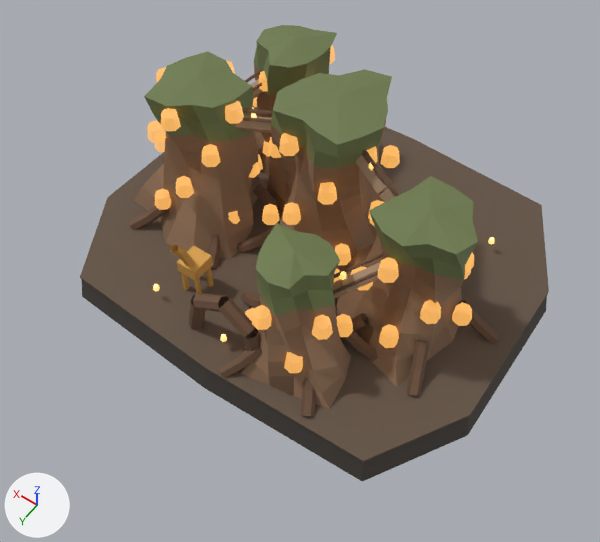
Two versions of the glTF model assets/landmarks/lm_11_crazy_house.glb, one commit apart.
Rendered twice from a 50 mm lens placed at (-29.0, 44.3, 62.7), pointed at (-2.2, 6.7, 3.7). The axes (+X, +Y, +Z) are drawn at lower left. The lights are the same throughout. The first picture is the older version. Vertices at exactly the same position are counted once.

The scene before the commit, as lines of its bpy script (objects in view):
```python
me_crazyhouse_gnarled_tree_towers = bpy.data.meshes.new('CrazyHouse_Gnarled_Tree_Towers')
me_crazyhouse_gnarled_tree_towers.from_pydata(...)  # 465 vertices, 794 faces; spans x -16.4..18.8, y -15.1..16.6, z 0.0..13.9
me_crazyhouse_gnarled_tree_towers.materials.append(mat_organic_concrete_tree_bark)  # brown #8c6d53
me_crazyhouse_moss_hollow_crowns = bpy.data.meshes.new('CrazyHouse_Moss_Hollow_Crowns')
me_crazyhouse_moss_hollow_crowns.from_pydata(...)  # 203 vertices, 325 faces; spans x -16.4..15.9, y -13.0..14.2, z 8.0..18.0
me_crazyhouse_moss_hollow_crowns.materials.append(mat_highland_moss_ochre_canopy)  # dark green #6e7b4e
me_foundation_skirt = bpy.data.meshes.new('Foundation_Skirt')
me_foundation_skirt.from_pydata(...)  # 976 vertices, 1506 faces; spans x -21.5..21.5, y -18.1..18.3, z -3.0..0.0
me_foundation_skirt.materials.append(mat_foundation_organic_root_rock)  # dark grey #4a433d
ob_crazyhouse_gnarled_tree_towers = bpy.data.objects.new('CrazyHouse_Gnarled_Tree_Towers', me_crazyhouse_gnarled_tree_towers)
ob_crazyhouse_gnarled_tree_towers.location = (0.0, 0.0, 0.0)
ob_crazyhouse_moss_hollow_crowns = bpy.data.objects.new('CrazyHouse_Moss_Hollow_Crowns', me_crazyhouse_moss_hollow_crowns)
ob_crazyhouse_moss_hollow_crowns.location = (0.0, 0.0, 0.0)
ob_foundation_skirt = bpy.data.objects.new('Foundation_Skirt', me_foundation_skirt)
ob_foundation_skirt.location = (0.0, 0.0, 0.0)
# also in view: 'Foundation_Plinth_Trim' at (0.0, 0.1, -0.1); 'CrazyHouse_Freeform_Cave_Windows' at (0.1, 0.5, 8.9); 'CrazyHouse_Buttress_Roots' at (0.3, 0.4, 7.8); 'CrazyHouse_Aerial_Vine_Bridges' at (0.6, 0.9, 10.1); 'CrazyHouse_Giraffe_Sculpture' at (6.2, 12.0, 3.9)
```
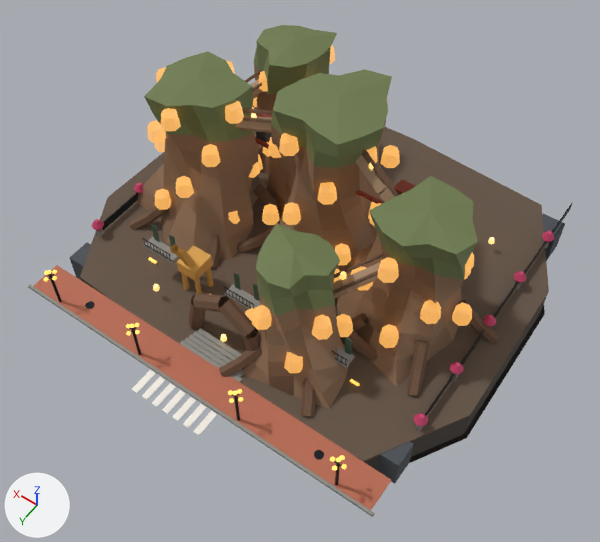
Boxes (x1, y1, x2, y2) around the edits, measured in the pictures (600 x 542 px):
'Phase2_Interlocking_Brick_Sidewalk', added
    after: (34, 265, 391, 510)
'Foundation_Skirt', reshaped (mostly hidden)
    before: (81, 279, 547, 482)
    after: (81, 279, 546, 470)
'Phase2_Granite_Curb_And_Entry_Steps', added
    after: (28, 229, 549, 517)
'Phase2_Foundation_Skirt_Minus3p5m', added
    after: (69, 132, 565, 484)
'Phase2_WroughtIron_Balconies_Railings_Manholes', added
    after: (48, 193, 572, 486)
'Phase2_Zebra_Crosswalk_And_Signboard', added
    after: (132, 370, 217, 435)
'Phase2_Pine_And_Bougainvillea_Fence', added
    after: (91, 183, 554, 426)
'Phase2_5Globe_Streetlamps_And_Facade_Glow', added
    after: (44, 258, 359, 471)
'Phase2_Roof_Ridges_And_Stone_Chimneys', added (mostly hidden)
    after: (255, 114, 415, 204)
'Phase2_Timber_Louver_Shutters_And_Bridge', added
    after: (151, 224, 352, 355)

The change, as a list of edits to the scene's bpy script:
```text
Change me_foundation_skirt:
    remove me_foundation_skirt.from_pydata(...)  # 976 vertices, 1506 faces; spans x -21.5..21.5, y -18.1..18.3, z -3.0..0.0
    add me_foundation_skirt.from_pydata(...)  # 942 vertices, 1506 faces; spans x -21.5..21.5, y -18.1..18.3, z -3.5..0.0
    me_foundation_skirt part 1: 903 vertices removed from x -21.5..21.5, y -18.1..18.3, z -3.0..-0.8; 869 vertices added at x -21.5..21.5, y -18.1..18.3, z -3.5
Add ob_phase2_5globe_streetlamps_and_facade_glow:
    ob_phase2_5globe_streetlamps_and_facade_glow = bpy.data.objects.new('Phase2_5Globe_Streetlamps_And_Facade_Glow', me_phase2_5globe_streetlamps_and_facade_glow)  # 552 vertices, 1008 faces; spans x -16.2..16.2, y 11.6..21.0, z 0.2..4.8; in mat_p2_heritage_signage_and_5globe_glow (yellow #ffe08a, glowing orange #f9c753)
    ob_phase2_5globe_streetlamps_and_facade_glow.location = (0.0, 0.0, 0.0)
Add ob_phase2_pine_and_bougainvillea_fence:
    ob_phase2_pine_and_bougainvillea_fence = bpy.data.objects.new('Phase2_Pine_And_Bougainvillea_Fence', me_phase2_pine_and_bougainvillea_fence)  # 260 vertices, 480 faces; spans x -18.8..18.8, y -12.7..12.7, z 0.8..2.1; in mat_p2_bougainvillea_and_pine_hedge (pink #c83e6b)
    ob_phase2_pine_and_bougainvillea_fence.location = (0.0, 0.0, 0.0)
Add ob_phase2_roof_ridges_and_stone_chimneys:
    ob_phase2_roof_ridges_and_stone_chimneys = bpy.data.objects.new('Phase2_Roof_Ridges_And_Stone_Chimneys', me_phase2_roof_ridges_and_stone_chimneys)  # a box spanning x -10.9..10.9, y -0.2..0.2, z 9.1..9.3; a box spanning x -8.2..-6.8, y -1.9..-0.5, z 10.9..11.1; a box spanning x 6.8..8.2, y -1.9..-0.5, z 10.9..11.1; in mat_p2_marseille_yinyang_roof_ridge (red #8f3828)
    ob_phase2_roof_ridges_and_stone_chimneys.location = (0.0, 0.0, 0.0)
Add ob_phase2_timber_louver_shutters_and_bridge:
    ob_phase2_timber_louver_shutters_and_bridge = bpy.data.objects.new('Phase2_Timber_Louver_Shutters_And_Bridge', me_phase2_timber_louver_shutters_and_bridge)  # 48 vertices, 72 faces; spans x -10.8..10.8, y 11.5..11.6, z 3.9..6.0; in mat_p2_french_louver_shutter_wood (dark green #3d5a45)
    ob_phase2_timber_louver_shutters_and_bridge.location = (0.0, 0.0, 0.0)
Add ob_phase2_wroughtiron_balconies_railings_manholes:
    ob_phase2_wroughtiron_balconies_railings_manholes = bpy.data.objects.new('Phase2_WroughtIron_Balconies_Railings_Manholes', me_phase2_wroughtiron_balconies_railings_manholes)  # 532 vertices, 836 faces; spans x -18.2..18.2, y -17.8..20.8, z 0.0..4.8; in mat_p2_wrought_iron_balcony_lamp (black #22262a)
    ob_phase2_wroughtiron_balconies_railings_manholes.location = (0.0, 0.0, 0.0)
Add ob_phase2_zebra_crosswalk_and_signboard:
    ob_phase2_zebra_crosswalk_and_signboard = bpy.data.objects.new('Phase2_Zebra_Crosswalk_And_Signboard', me_phase2_zebra_crosswalk_and_signboard)  # a box spanning x -3.76..-3.14, y 20.89..23.29, z 0.0..0.06; a box spanning x -2.61..-1.99, y 20.89..23.29, z 0.0..0.06; a box spanning x -1.46..-0.84, y 20.89..23.29, z 0.0..0.06; a box spanning x -0.31..0.31, y 20.89..23.29, z 0.0..0.06; a box spanning x 0.84..1.46, y 20.89..23.29, z 0.0..0.06; a box spanning x 1.99..2.61, y 20.89..23.29, z 0.0..0.06; a box spanning x 3.14..3.76, y 20.89..23.29, z 0.0..0.06; in mat_p2_crosswalk_and_signage_ivory (white #f4efe6)
    ob_phase2_zebra_crosswalk_and_signboard.location = (0.0, 0.0, 0.0)
Add ob_phase2_interlocking_brick_sidewalk:
    ob_phase2_interlocking_brick_sidewalk = bpy.data.objects.new('Phase2_Interlocking_Brick_Sidewalk', me_phase2_interlocking_brick_sidewalk)  # a box spanning x -18.8..18.8, y 17.4..20.6, z 0.0..0.2; in mat_p2_interlocking_brick_sidewalk (orange #b86b52)
    ob_phase2_interlocking_brick_sidewalk.location = (0.0, 0.0, 0.0)
Add ob_phase2_granite_curb_and_entry_steps:
    ob_phase2_granite_curb_and_entry_steps = bpy.data.objects.new('Phase2_Granite_Curb_And_Entry_Steps', me_phase2_granite_curb_and_entry_steps)  # 152 vertices, 228 faces; spans x -19.2..19.2, y -12.3..20.8, z 0.0..3.9; in mat_p2_granite_curb_steps (grey #8d8b84)
    ob_phase2_granite_curb_and_entry_steps.location = (0.0, 0.0, 0.0)
Add ob_phase2_foundation_skirt_minus3p5m:
    ob_phase2_foundation_skirt_minus3p5m = bpy.data.objects.new('Phase2_Foundation_Skirt_Minus3p5m', me_phase2_foundation_skirt_minus3p5m)  # 56 vertices, 82 faces; spans x -18.6..18.6, y -16.0..16.0, z -3.5..10.9; in mat_p2_split_granite_skirt_3p5m (dark grey #4d5258)
    ob_phase2_foundation_skirt_minus3p5m.location = (0.0, 0.0, 0.0)
```
